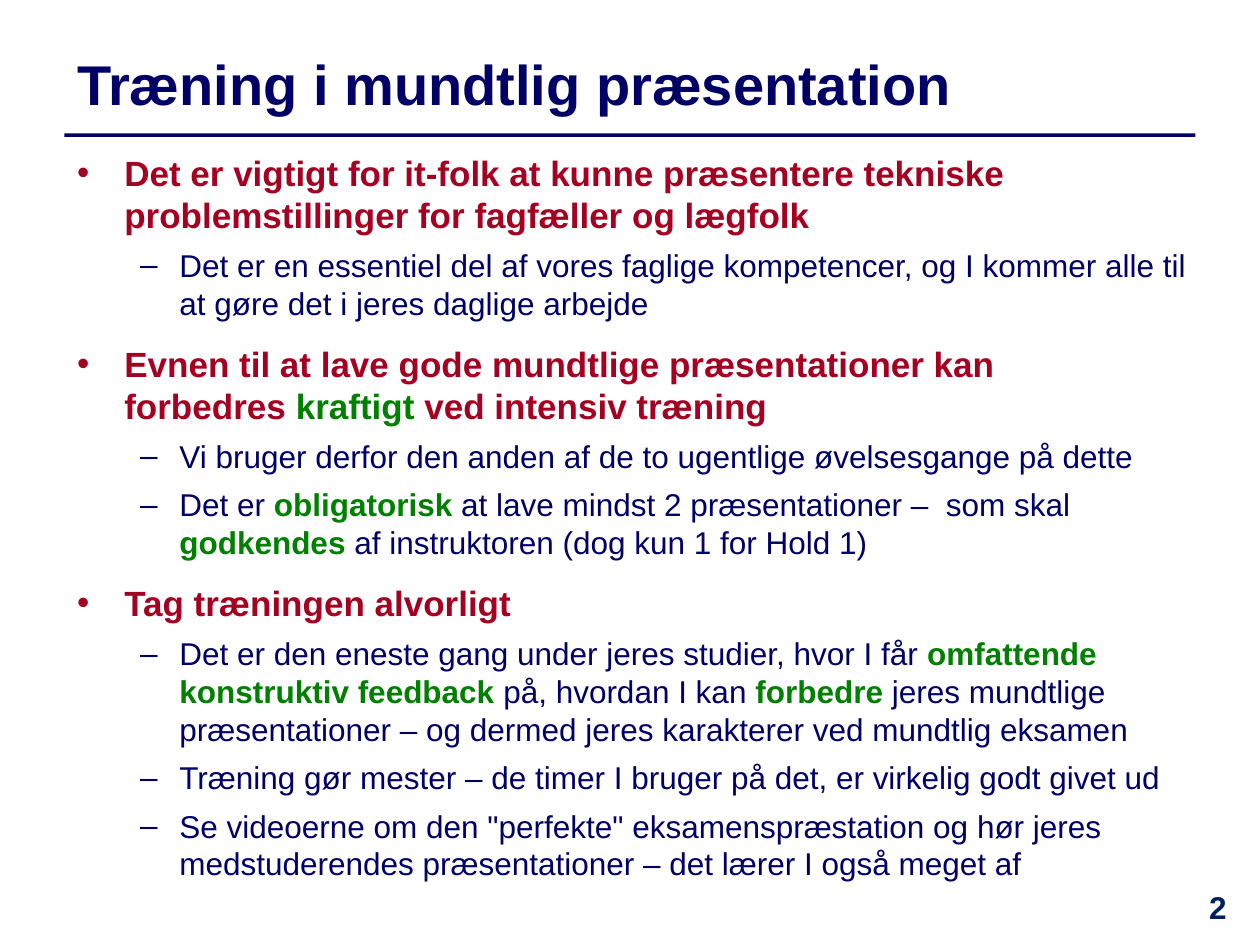
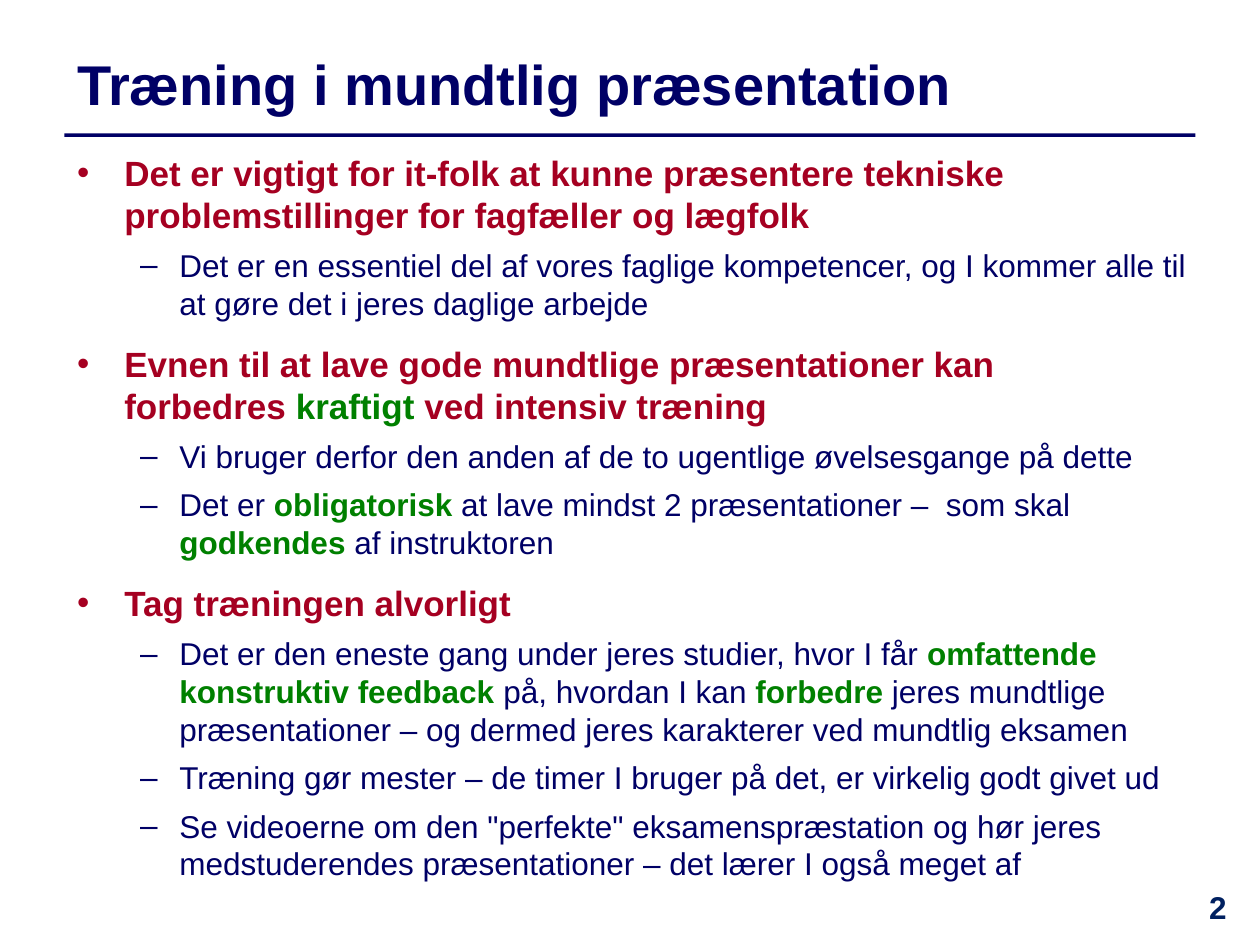
Before and after one commit to IntProgAU/Materiale, a slide deck: slide 2 of web/e21/uge_11/Slides-Uge11.pptx. Drawn at 1260x945 pixels with LibreOffice and Linux fonts; fonts in the diff are those of the drawing. Boxes give left, top, right and bottom in pixels: in the first picture for what was removed or moved away, otherwise in the second. Text is boxed around its words. In the diff, an @@ line names an element or a change of style, - is before the commit and + after.

```diff
--- a/web/e21/uge_11/Slides-Uge11.pptx
+++ b/web/e21/uge_11/Slides-Uge11.pptx
@@ text at <box>179,493,1070,560</box>: text changed @@
-  – Det er obligatorisk at lave mindst 2 præsentationer – som skal godkendes af instruktoren (dog kun 1 for Hold 1)
+  – Det er obligatorisk at lave mindst 2 præsentationer – som skal godkendes af instruktoren
```
Also in this commit, not shown: 17 other slides changed, 1 other file.
